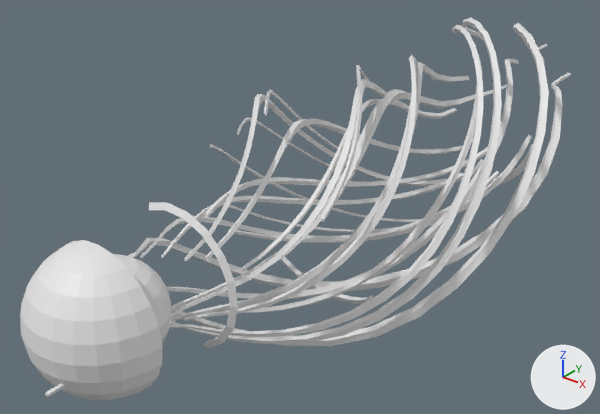
Two versions of the OBJ model Assets/Models/UpperArm/bras_0005.obj, one commit apart.
Rendered twice from a camera (50 mm lens) standing at (0.482, -0.713, 0.377) and looking at (-0.046, -0.053, -0.032). The lights are fixed; the arrows at lower right show +X, +Y and +Z. Where no turn or scale is listed for an object, it has been applied to the vertices. Vertices at the same position are counted once.

Names of what the first picture shows: 'bras_0005'.
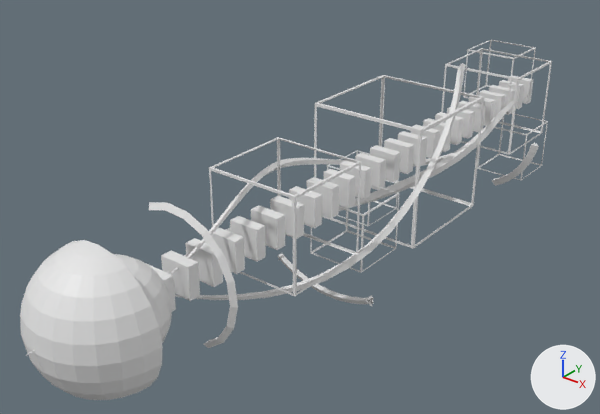
What differs and where, as boxes [x1, y1, x2, y2] in the pictures (600 x 414 px):
'bras_0005', reshaped
    before: [20, 18, 571, 400]
    after: [20, 40, 552, 400]
part 1 of me_bras_0005, added
    after: [146, 263, 176, 312]
part 2 of me_bras_0005, added
    after: [161, 251, 200, 301]
part 3 of me_bras_0005, added
    after: [185, 238, 223, 287]
part 4 of me_bras_0005, added
    after: [211, 227, 245, 274]
part 5 of me_bras_0005, added
    after: [230, 216, 266, 262]
part 6 of me_bras_0005, added
    after: [251, 205, 285, 250]
part 7 of me_bras_0005, added
    after: [270, 196, 304, 239]
part 8 of me_bras_0005, added
    after: [289, 186, 322, 228]
part 9 of me_bras_0005, added
    after: [307, 177, 339, 218]
part 10 of me_bras_0005, added
    after: [324, 169, 356, 209]
part 11 of me_bras_0005, added
    after: [340, 160, 371, 199]
part 12 of me_bras_0005, added
    after: [355, 153, 386, 191]
part 13 of me_bras_0005, added
    after: [370, 145, 401, 182]
part 14 of me_bras_0005, added
    after: [384, 138, 414, 174]
part 15 of me_bras_0005, added
    after: [398, 131, 427, 166]
part 16 of me_bras_0005, added
    after: [411, 125, 440, 158]
part 17 of me_bras_0005, added
    after: [423, 118, 452, 152]
part 18 of me_bras_0005, added
    after: [435, 112, 464, 145]
part 19 of me_bras_0005, added
    after: [447, 107, 475, 139]
part 20 of me_bras_0005, added
    after: [458, 101, 485, 132]
part 21 of me_bras_0005, added
    after: [469, 97, 496, 125]
part 22 of me_bras_0005, added
    after: [479, 90, 506, 119]
part 23 of me_bras_0005, added
    after: [489, 85, 515, 115]
part 24 of me_bras_0005, added
    after: [498, 80, 525, 109]

Edits to the bpy script that builds the scene:
```text
Change me_bras_0005:
    remove me_bras_0005.from_pydata(...)  # 2687 vertices, 2743 faces; spans x -0.131..0.162, y -0.437..0.461, z -0.146..0.14
    add me_bras_0005.from_pydata(...)  # 1257 vertices, 1174 faces; spans x -0.138..0.099, y -0.437..0.411, z -0.133..0.081
    me_bras_0005 part 1: a new loose piece, a box spanning x -0.017..0.017, y -0.315..-0.303, z -0.017..0.017
    me_bras_0005 part 2: a new loose piece, a box spanning x -0.017..0.017, y -0.285..-0.273, z -0.017..0.017
    me_bras_0005 part 3: a new loose piece, a box spanning x -0.017..0.017, y -0.256..-0.244, z -0.017..0.017
    me_bras_0005 part 4: a new loose piece, a box spanning x -0.017..0.017, y -0.226..-0.214, z -0.017..0.017
    me_bras_0005 part 5: a new loose piece, a box spanning x -0.017..0.017, y -0.196..-0.184, z -0.017..0.017
    me_bras_0005 part 6: a new loose piece, a box spanning x -0.017..0.017, y -0.167..-0.154, z -0.017..0.017
    me_bras_0005 part 7: a new loose piece, a box spanning x -0.017..0.017, y -0.137..-0.125, z -0.017..0.017
    me_bras_0005 part 8: a new loose piece, a box spanning x -0.017..0.017, y -0.107..-0.095, z -0.017..0.017
    me_bras_0005 part 9: a new loose piece, a box spanning x -0.017..0.017, y -0.077..-0.065, z -0.017..0.017
    me_bras_0005 part 10: a new loose piece, a box spanning x -0.017..0.017, y -0.048..-0.036, z -0.017..0.017
    me_bras_0005 part 11: a new loose piece, a box spanning x -0.017..0.017, y -0.018..-0.006, z -0.017..0.017
    me_bras_0005 part 12: a new loose piece, a box spanning x -0.017..0.017, y 0.012..0.024, z -0.017..0.017
    me_bras_0005 part 13: a new loose piece, a box spanning x -0.017..0.017, y 0.042..0.054, z -0.017..0.017
    me_bras_0005 part 14: a new loose piece, a box spanning x -0.017..0.017, y 0.071..0.083, z -0.017..0.017
    me_bras_0005 part 15: a new loose piece, a box spanning x -0.017..0.017, y 0.101..0.113, z -0.017..0.017
    me_bras_0005 part 16: a new loose piece, a box spanning x -0.017..0.017, y 0.131..0.143, z -0.017..0.017
    me_bras_0005 part 17: a new loose piece, a box spanning x -0.017..0.017, y 0.161..0.173, z -0.017..0.017
    me_bras_0005 part 18: a new loose piece, a box spanning x -0.017..0.017, y 0.19..0.202, z -0.017..0.017
    me_bras_0005 part 19: a new loose piece, a box spanning x -0.017..0.017, y 0.22..0.232, z -0.017..0.017
    me_bras_0005 part 20: a new loose piece, a box spanning x -0.017..0.017, y 0.25..0.262, z -0.017..0.017
    me_bras_0005 part 21: a new loose piece, a box spanning x -0.017..0.017, y 0.28..0.292, z -0.017..0.017
    me_bras_0005 part 22: a new loose piece, a box spanning x -0.017..0.017, y 0.309..0.321, z -0.017..0.017
    me_bras_0005 part 23: a new loose piece, a box spanning x -0.017..0.017, y 0.339..0.351, z -0.017..0.017
    me_bras_0005 part 24: a new loose piece, a box spanning x -0.017..0.017, y 0.369..0.381, z -0.017..0.017
    me_bras_0005 part 25: a new loose piece, a box spanning x -0.017..0.017, y 0.399..0.411, z -0.017..0.017
    me_bras_0005 part 26: the loose piece of 98 vertices spanning x -0.086..0.031, y -0.272..0.314, z -0.065..0.079 is rebuilt with 98 vertices and now spans x -0.059..0.006, y -0.298..0.245, z -0.054..0.045
    me_bras_0005 part 27: the loose piece of 98 vertices spanning x -0.065..0.031, y -0.29..0.192, z -0.068..0.028 is rebuilt with 98 vertices and now spans x -0.035..0.038, y -0.437..0.339, z -0.043..0.007
    me_bras_0005 part 28: the loose piece of 98 vertices spanning x -0.039..0.136, y -0.353..0.256, z -0.088..0.132 is rebuilt with 98 vertices and now spans x -0.021..0.083, y -0.353..0.256, z -0.054..0.081
    me_bras_0005 part 29: a new loose piece of 32 vertices spanning x -0.023..0.048, y 0.339..0.409, z -0.11..-0.039
    me_bras_0005 part 30: a new loose piece of 32 vertices spanning x -0.027..0.044, y -0.057..0.013, z -0.083..-0.013
    me_bras_0005 part 31: a new loose piece of 32 vertices spanning x -0.053..0.018, y 0.333..0.403, z -0.004..0.066
    me_bras_0005 part 32: a new loose piece of 32 vertices spanning x -0.037..0.067, y 0.242..0.344, z -0.034..0.068
    me_bras_0005 part 33: a new loose piece of 32 vertices spanning x -0.037..0.067, y -0.201..-0.1, z -0.034..0.068
    me_bras_0005 part 34: a new loose piece of 32 vertices spanning x -0.138..-0.067, y 0.121..0.191, z -0.133..-0.063
    me_bras_0005 part 35: a new loose piece of 32 vertices spanning x -0.07..0.07, y 0.004..0.145, z -0.07..0.07
    me_bras_0005 part 36: 1862 vertices removed from x -0.131..0.162, y -0.437..0.461, z -0.146..0.14
```
